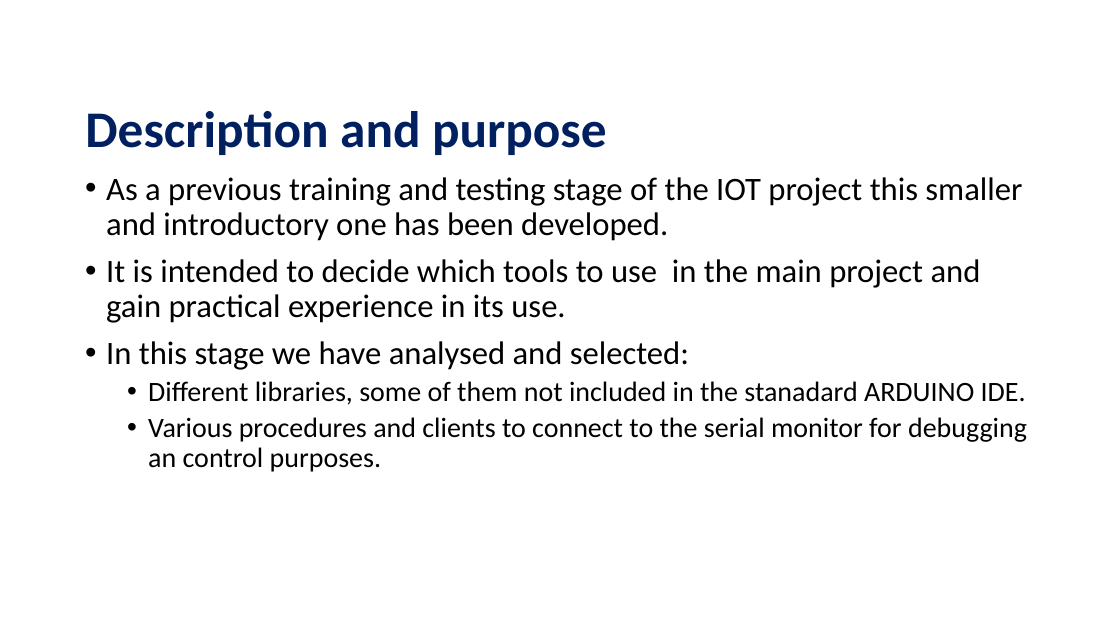
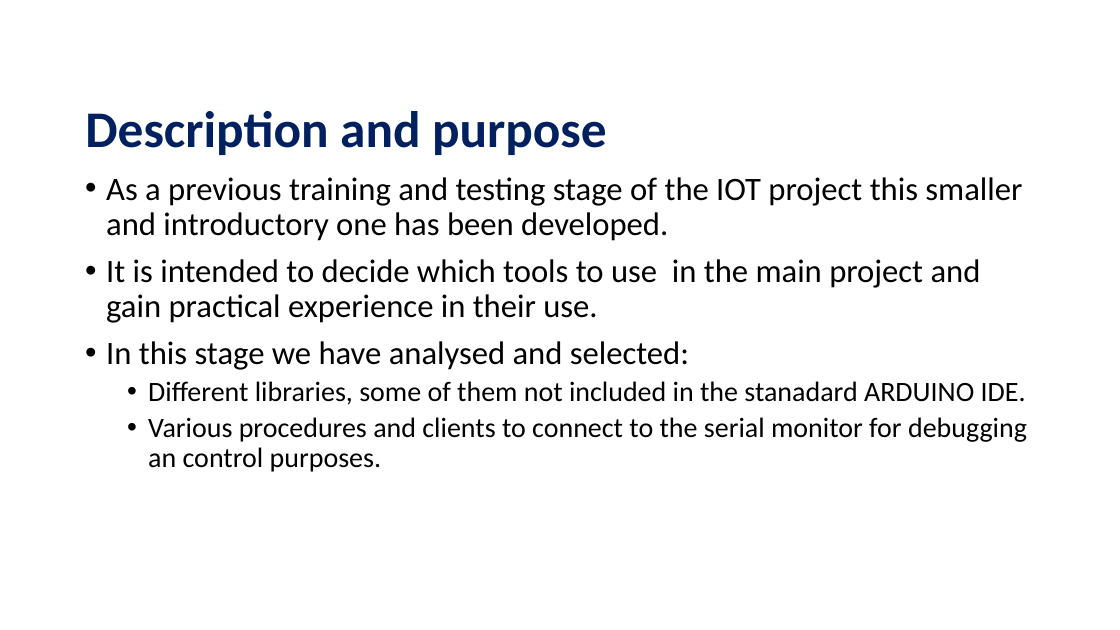
Before and after one commit to FlorLoreto/Projects, a slide deck: slide 3 of The Internet of Things.ppt. Drawn at 1120x630 pixels with LibreOffice and Linux fonts; fonts in the diff are those of the drawing; background and template pictures are left out. Boxes give left, top, right and bottom in pixels: in the first picture for what was removed or moved away, otherwise in the second. Text is boxed around its words. In the diff, an @@ line names an element or a change of style, - is before the commit and + after.

```diff
--- a/The Internet of Things.ppt
+++ b/The Internet of Things.ppt
@@ text at bbox=[106, 259, 981, 323]: text changed @@
-• It is intended to decide which tools to use in the main project and gain practical experience in its use.
+• It is intended to decide which tools to use in the main project and gain practical experience in their use.
```
Also in this commit, not shown: 13 other slides changed, 2 slides added, 2 slides removed, 22 other files.
